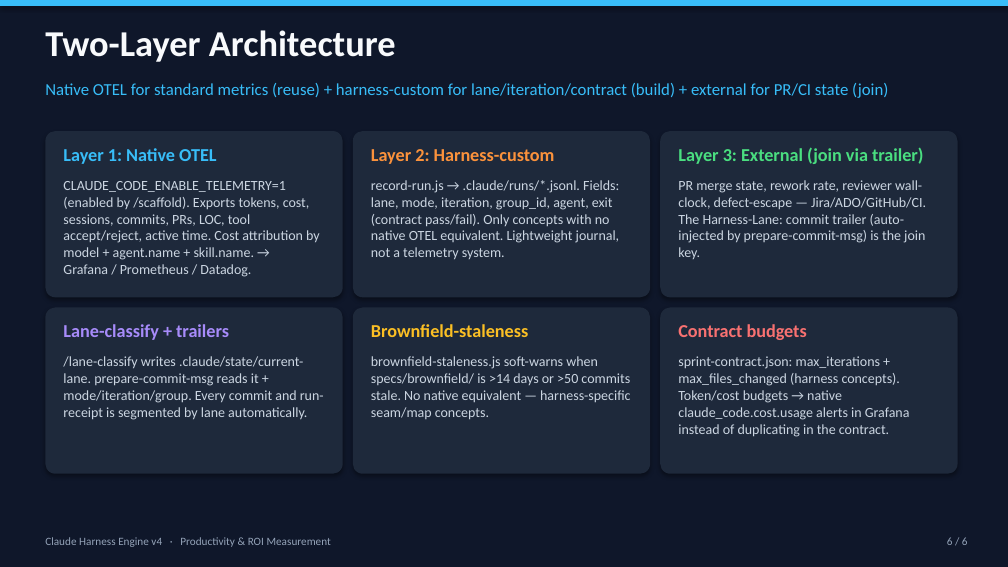
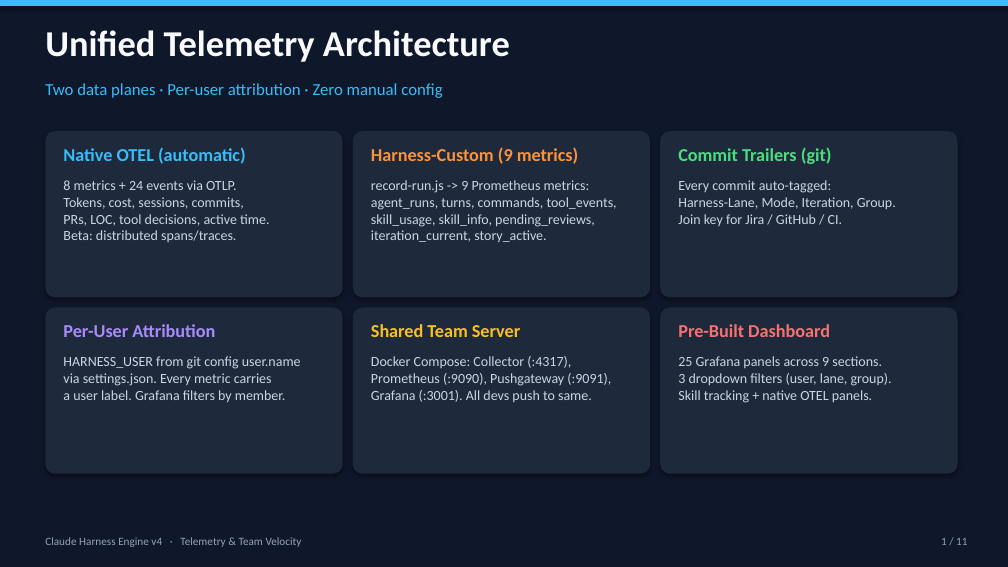
Before and after one commit to cwijayasundara/claude_harness_eng_v6, a slide deck: slide 1 of matrices.pptx (slide 6 before the commit). Drawn at 1008x567 pixels with LibreOffice and Linux fonts; fonts in the diff are those of the drawing. Boxes give left, top, right and bottom in pixels: in the first picture for what was removed or moved away, otherwise in the second. Text is boxed around its words. In the diff, an @@ line names an element or a change of style, - is before the commit and + after.

```diff
--- a/matrices.pptx
+++ b/matrices.pptx
@@ text at [45,30,510,62]: text changed @@
-Two-Layer Architecture
+Unified Telemetry Architecture
@@ text at [45,83,442,98]: text changed @@
-Native OTEL for standard metrics (reuse) + harness-custom for lane/iteration/contract (build) + external for PR/CI state (join)
+Two data planes · Per-user attribution · Zero manual config
@@ text at [63,147,246,164]: text changed @@
-Layer 1: Native OTEL
+Native OTEL (automatic)
@@ text at [371,147,578,164]: text changed @@
-Layer 2: Harness-custom
+Harness-Custom (9 metrics)
@@ text at [678,147,832,164]: text changed @@
-Layer 3: External (join via trailer)
+Commit Trailers (git)
@@ text at [63,180,269,242]: text changed @@
-CLAUDE_CODE_ENABLE_TELEMETRY=1 (enabled by /scaffold). Exports tokens, cost, sessions, commits, PRs, LOC, tool accept/reject, active time. Cost attribution by model + agent.name + skill.name. → Grafana / Prometheus / Datadog.
+8 metrics + 24 events via OTLP.
+Tokens, cost, sessions, commits,
+PRs, LOC, tool decisions, active time.
+Beta: distributed spans/traces.
@@ text at [371,180,617,242]: text changed @@
-record-run.js → .claude/runs/*.jsonl. Fields: lane, mode, iteration, group_id, agent, exit (contract pass/fail). Only concepts with no native OTEL equivalent. Lightweight journal, not a telemetry system.
+record-run.js -> 9 Prometheus metrics:
+agent_runs, turns, commands, tool_events,
+skill_usage, skill_info, pending_reviews,
+iteration_current, story_active.
@@ text at [678,180,896,227]: text changed @@
-PR merge state, rework rate, reviewer wall-clock, defect-escape — Jira/ADO/GitHub/CI. The Harness-Lane: commit trailer (auto-injected by prepare-commit-msg) is the join key.
+Every commit auto-tagged:
+Harness-Lane, Mode, Iteration, Group.
+Join key for Jira / GitHub / CI.
@@ text at [63,324,215,337]: text changed @@
-Lane-classify + trailers
+Per-User Attribution
@@ text at [371,324,520,337]: text changed @@
-Brownfield-staleness
+Shared Team Server
@@ text at [678,324,830,337]: text changed @@
-Contract budgets
+Pre-Built Dashboard
@@ text at [63,356,301,402]: text changed @@
-/lane-classify writes .claude/state/current-lane. prepare-commit-msg reads it + mode/iteration/group. Every commit and run-receipt is segmented by lane automatically.
+HARNESS_USER from git config user.name
+via settings.json. Every metric carries
+a user label. Grafana filters by member.
@@ text at [371,356,611,402]: text changed @@
-brownfield-staleness.js soft-warns when specs/brownfield/ is >14 days or >50 commits stale. No native equivalent — harness-specific seam/map concepts.
+Docker Compose: Collector (:4317),
+Prometheus (:9090), Pushgateway (:9091),
+Grafana (:3001). All devs push to same.
@@ text at [678,356,892,403]: text changed @@
-sprint-contract.json: max_iterations + max_files_changed (harness concepts). Token/cost budgets → native claude_code.cost.usage alerts in Grafana instead of duplicating in the contract.
+25 Grafana panels across 9 sections.
+3 dropdown filters (user, lane, group).
+Skill tracking + native OTEL panels.
@@ text at [45,537,302,547]: text changed @@
-Claude Harness Engine v4 · Productivity & ROI Measurement
+Claude Harness Engine v4 · Telemetry & Team Velocity
@@ text at [941,538,967,545]: text changed @@
-6 / 6
+1 / 11
```
Also in this commit, not shown: 1 other slide changed, 9 slides added, 4 slides removed, 27 other files.
